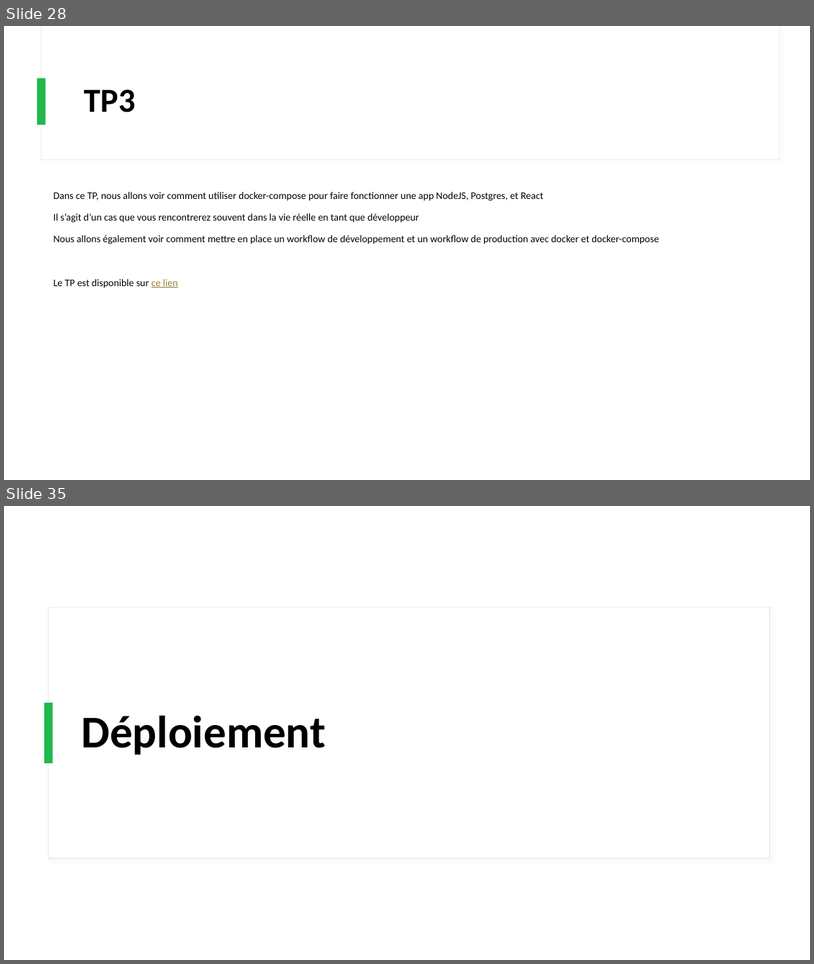
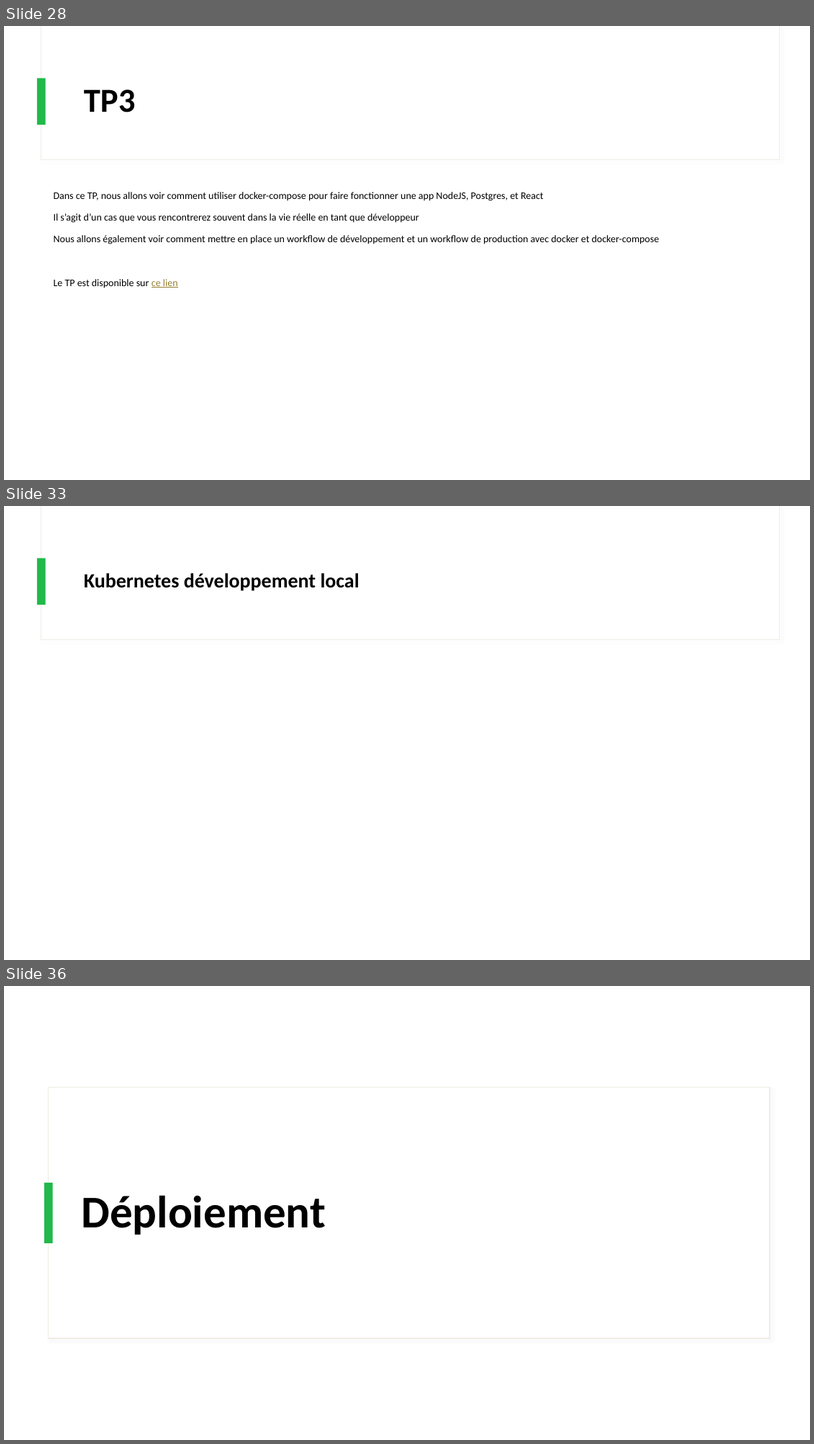
Before and after one commit to IPSSIASIDEV2/Jedy-DockerKubernetes-Formation, a slide deck: Cours/Cours.pptx. Shown one above the other, each under a label of ours: slides 28 and 35 before the commit, slides 28, 33 and 36 after it; the slides between them are not shown. The pictures are 814x964 and 814x1444 pixels, drawn with LibreOffice and Linux fonts; fonts in the diff are those of the drawing. Boxes give left, top, right and bottom in pixels: in the first picture for what was removed or moved away, otherwise in the second. Text is boxed around its words. In the diff, an @@ line names an element or a change of style, - is before the commit and + after.

```diff
--- a/Cours/Cours.pptx
+++ b/Cours/Cours.pptx
@@ slide 33 added at (4, 506, 810, 960), background #FFFFFF; not listed: 3 template elements that a slide beside it also shows @@
@@ title added at (84, 573, 360, 591), 24 pt, text #000000, bold @@
+Kubernetes développement local
@@ what was slide 35 is now slide 36 @@
```
Also in this commit, not shown: 7 slides changed, 1 other slide added, 1 slide removed.
